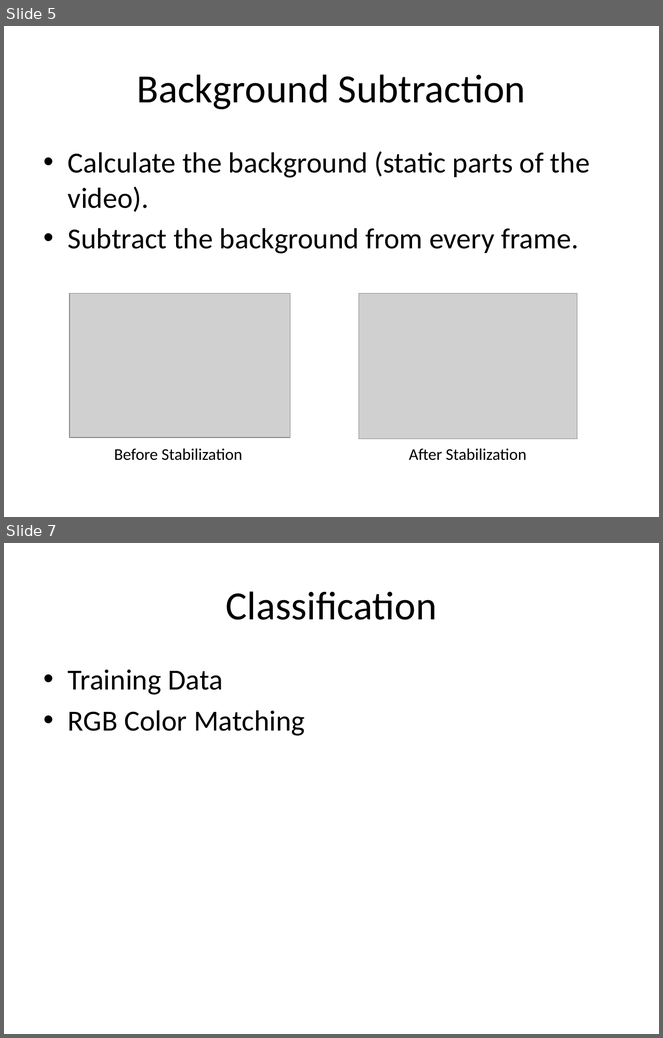
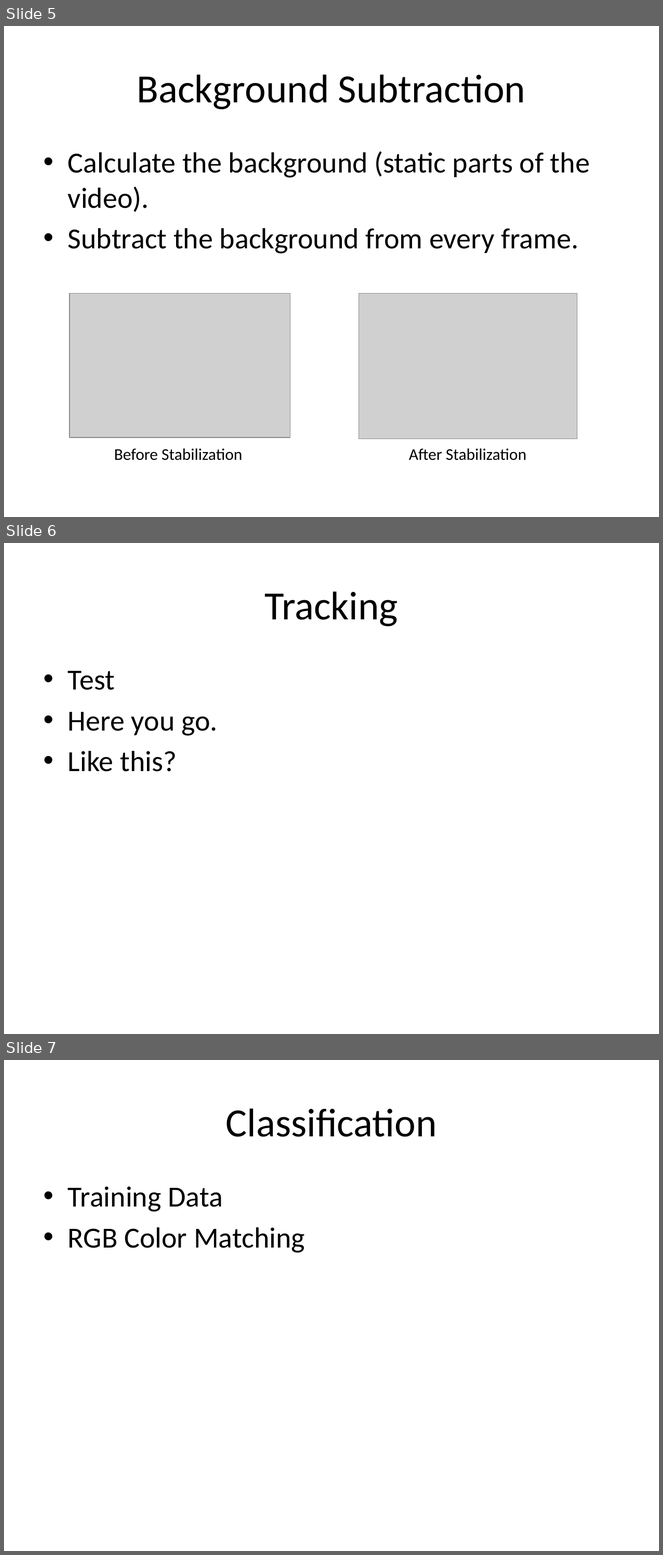
Before and after one commit to shangma/ComputerVisionFinalProject, a slide deck: Final Project.pptx. Shown one above the other, each under a label of ours: slides 5 and 7 before the commit, slides 5, 6 and 7 after it; the slides between them are not shown. The pictures are 663x1038 and 663x1555 pixels, drawn with LibreOffice and Linux fonts; fonts in the diff are those of the drawing; grey boxes stand for pictures. Boxes give left, top, right and bottom in pixels: in the first picture for what was removed or moved away, otherwise in the second. Text is boxed around its words. In the diff, an @@ line names an element or a change of style, - is before the commit and + after.

Commit message:
TEXT BOX

```diff
--- a/Final Project.pptx
+++ b/Final Project.pptx
@@ slide 6 added at [4, 543, 659, 1034], background #FFFFFF @@
@@ title added at [265, 591, 398, 627], 44 pt, text #000000 @@
+Tracking
@@ text added at [68, 671, 218, 772], 32 pt, text #000000 @@
+• Test
+• Here you go.
+• Like this?
```
Also in this commit, not shown: 1 slide removed.
